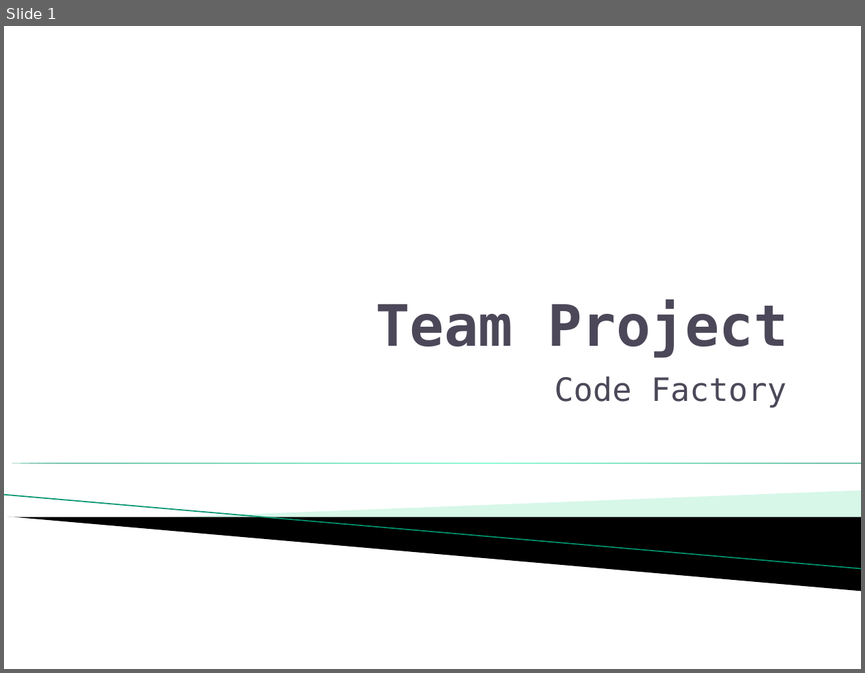
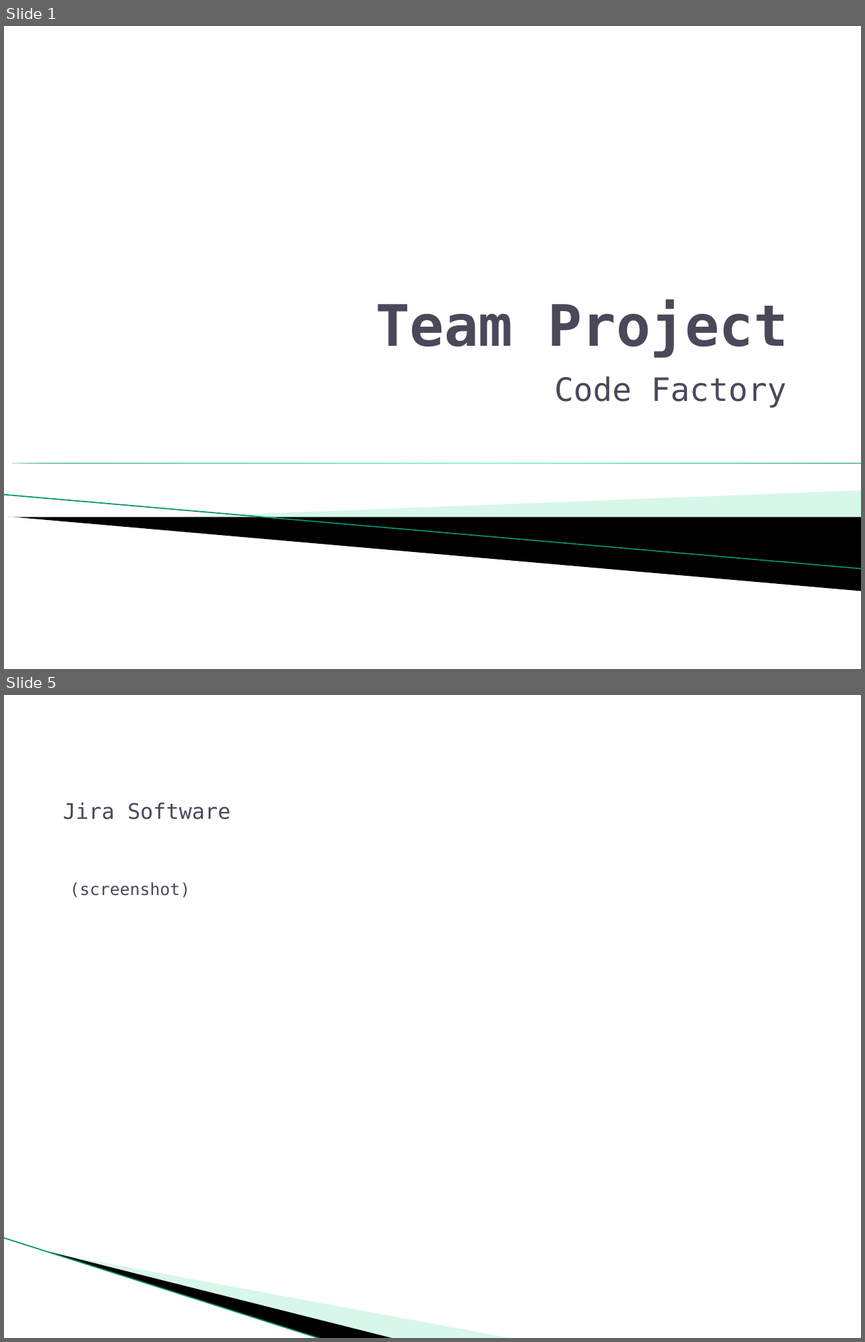
Before and after one commit to RichardAlmer/FullStack-Project, a slide deck: Presentation/Team Project.pptx. Shown one above the other, each under a label of ours: slide 1 before the commit, slides 1 and 5 after it; the slides between them are not shown. The pictures are 865x673 and 865x1342 pixels, drawn with LibreOffice and Linux fonts; fonts in the diff are those of the drawing; background and template pictures are left out. Boxes give left, top, right and bottom in pixels: in the first picture for what was removed or moved away, otherwise in the second. Text is boxed around its words. In the diff, an @@ line names an element or a change of style, - is before the commit and + after.

Commit message:
added text

```diff
--- a/Presentation/Team Project.pptx
+++ b/Presentation/Team Project.pptx
@@ slide 5 added at (x1=4, y1=695, x2=861, y2=1338), background #FFFFFF @@
@@ text added at (x1=63, y1=802, x2=231, y2=819), 18 pt, text #4C4859 @@
+Jira Software
@@ text added at (x1=70, y1=882, x2=190, y2=898), 14 pt, text #4C4859 @@
+(screenshot)
@@ line added from (4, 1238) to (322, 1338), #93E8C4 0.95 pt @@
@@ freeform shape added at (x1=50, y1=1251, x2=396, y2=1338), fill #000000 @@
@@ freeform shape added at (x1=51, y1=1252, x2=514, y2=1338), fill #9CEBC9 at 40% opacity @@
```
Also in this commit, not shown: 2 slides changed, 9 other slides added, 7 slides removed.
